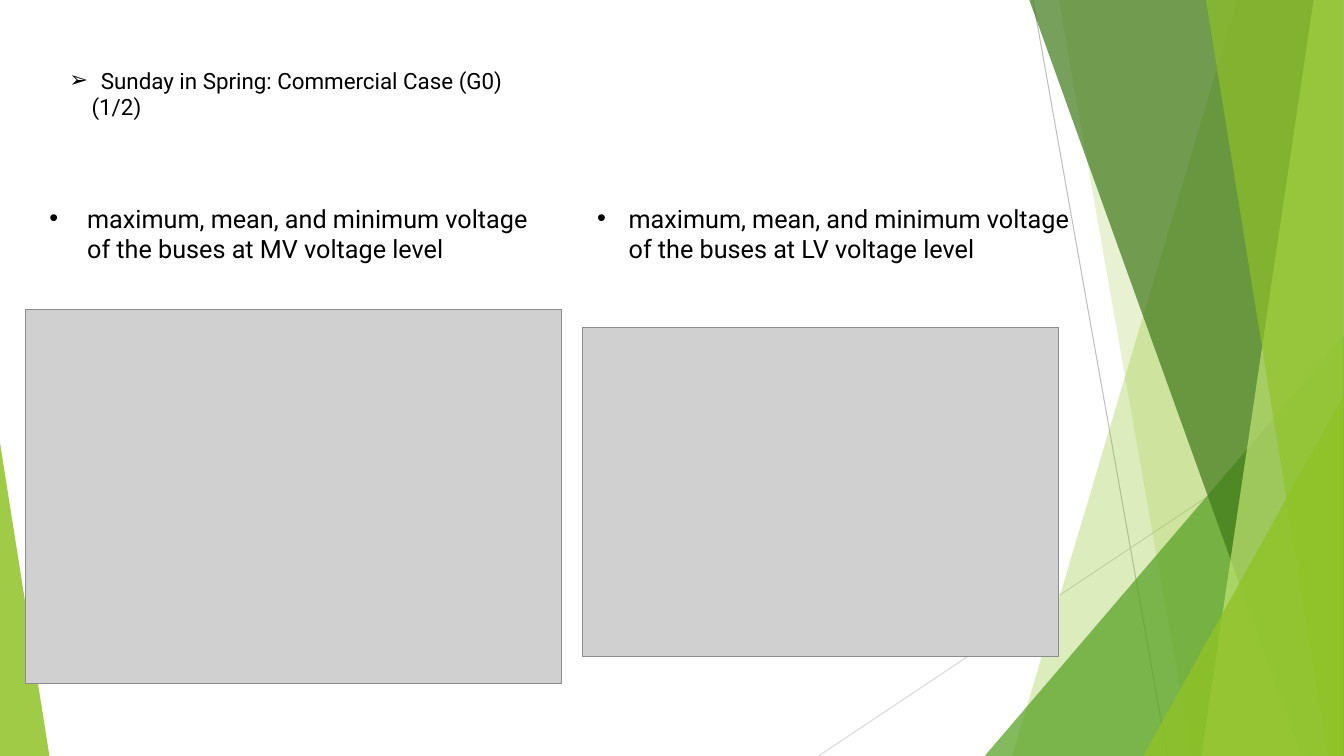
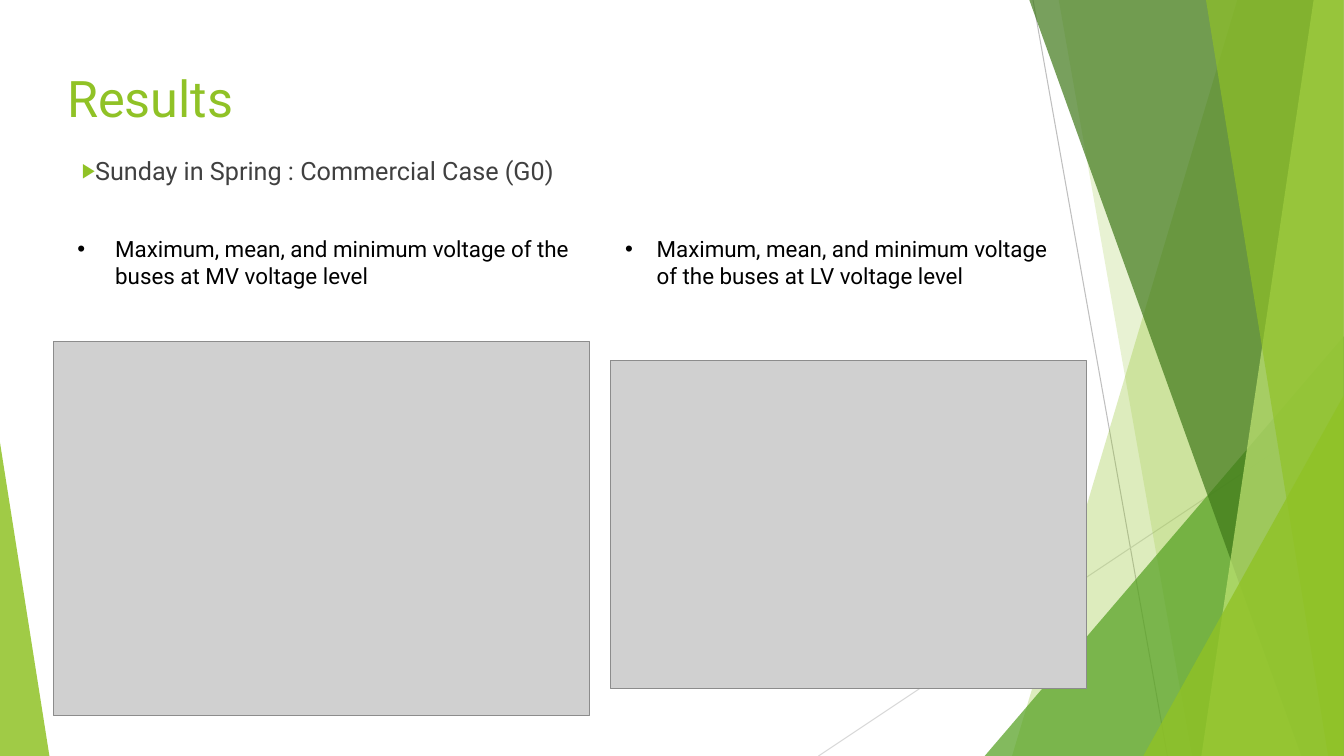
Before and after one commit to mridul2912/PSPlab22_1119250_Mridul, a slide deck: slide 22 of Eut-Project.pptx (slide 17 before the commit). Drawn at 1344x756 pixels with LibreOffice and Linux fonts; fonts in the diff are those of the drawing; grey boxes stand for pictures. Boxes give left, top, right and bottom in pixels: in the first picture for what was removed or moved away, otherwise in the second. Text is boxed around its words. In the diff, an @@ line names an element or a change of style, - is before the commit and + after.

```diff
--- a/Eut-Project.pptx
+++ b/Eut-Project.pptx
@@ text added at <box>67,79,233,118</box>, 36 pt, text #90C226 @@
+Results
@@ text at <box>95,160,554,186</box>: text changed; size 16 to 18 pt; text colour #000000 to #404040 @@
-➢ Sunday in Spring: Commercial Case (G0)
-(1/2)
+▶ Sunday in Spring : Commercial Case (G0)
@@ text at <box>115,240,568,289</box>: text changed; size 18 to 16 pt @@
-• maximum, mean, and minimum voltage of the buses at MV voltage level
+• Maximum, mean, and minimum voltage of the buses at MV voltage level
@@ text at <box>657,240,1047,289</box>: text changed; size 18 to 16 pt @@
-• maximum, mean, and minimum voltage of the buses at LV voltage level
+• Maximum, mean, and minimum voltage of the buses at LV voltage level
@@ picture: place and size @@
-picture at <box>25,310,562,684</box>
+picture at <box>53,342,590,716</box>
@@ picture: place and size @@
-picture at <box>583,328,1060,656</box>
+picture at <box>611,360,1088,689</box>
```
Also in this commit, not shown: 22 other slides changed, 5 slides added, 4 other files.
